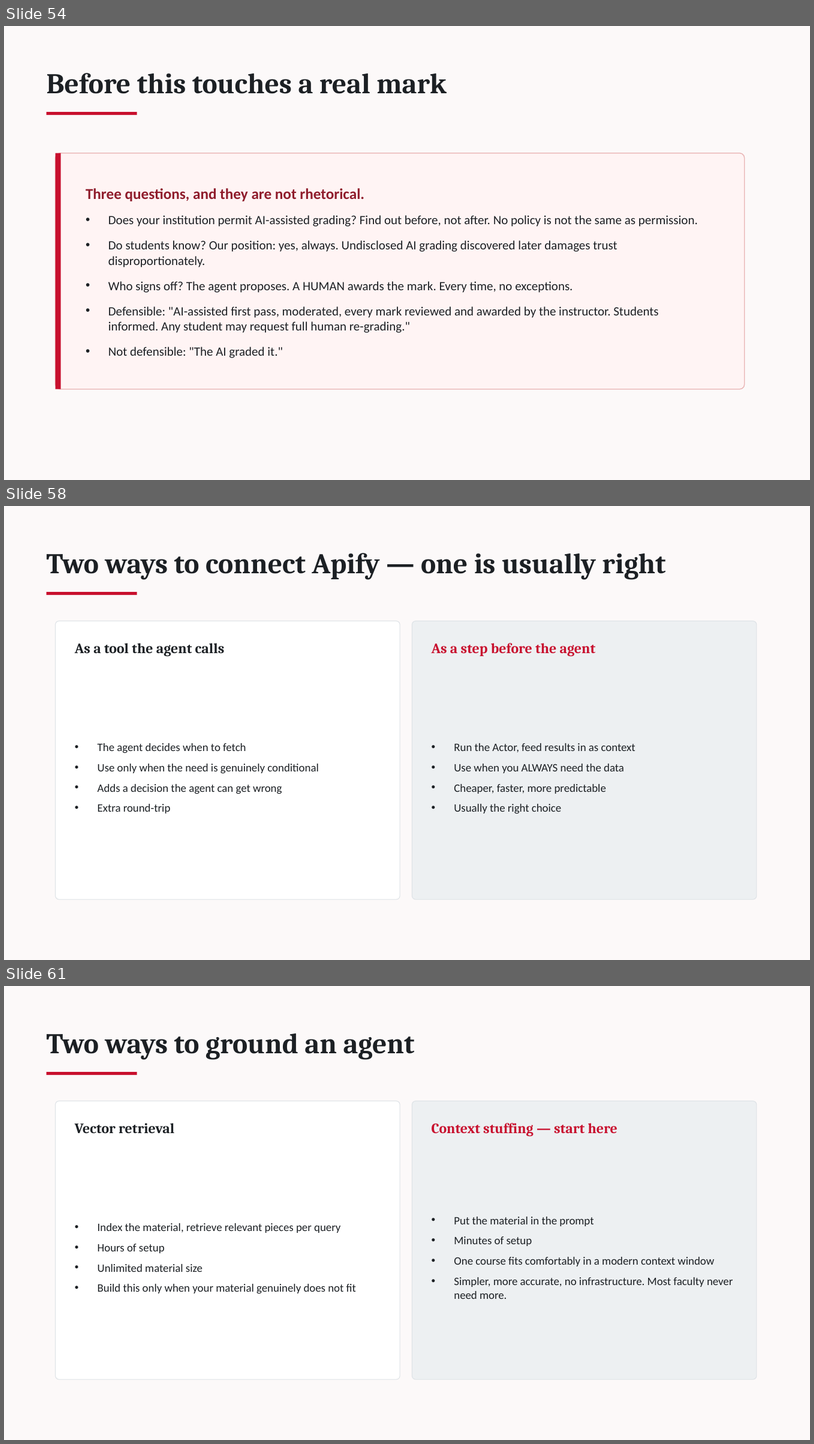
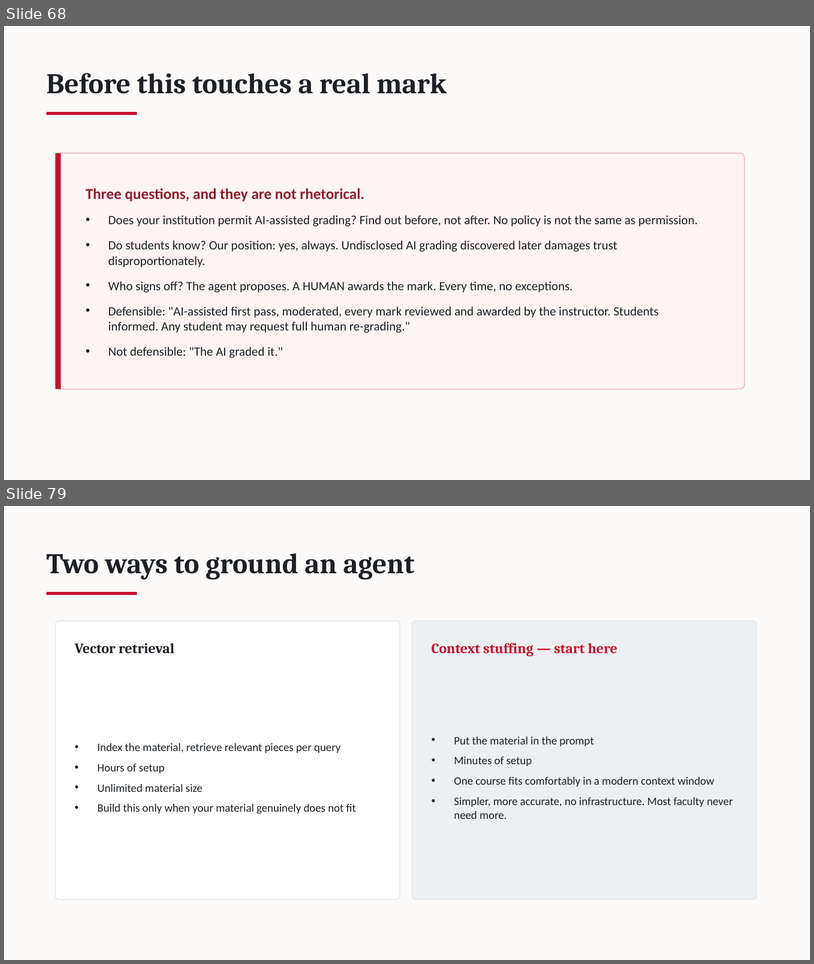
Before and after one commit to dineshkwadhwani/thecoachdinesh, a slide deck: courses/ai/workshop/03_Facilitator/PPT1_Workshop_Slides.pptx. Shown one above the other, each under a label of ours: slides 54, 58 and 61 before the commit, slides 68 and 79 after it; the slides between them are not shown. The pictures are 814x1444 and 814x964 pixels, drawn with LibreOffice and Linux fonts; fonts in the diff are those of the drawing. Boxes give left, top, right and bottom in pixels: in the first picture for what was removed or moved away, otherwise in the second. Text is boxed around its words. In the diff, an @@ line names an element or a change of style, - is before the commit and + after.

```diff
--- a/courses/ai/workshop/03_Facilitator/PPT1_Workshop_Slides.pptx
+++ b/courses/ai/workshop/03_Facilitator/PPT1_Workshop_Slides.pptx
@@ slide 58 removed at [4, 506, 810, 960], background #FCF9F9 @@
@@ text removed at [47, 553, 666, 579] @@
-Two ways to connect Apify — one is usually right
@@ rectangle removed at [47, 592, 137, 595] @@
@@ rounded rectangle removed at [56, 621, 400, 899] @@
@@ rounded rectangle removed at [413, 621, 757, 899] @@
@@ text removed at [75, 643, 225, 657] @@
-As a tool the agent calls
@@ text removed at [432, 643, 596, 657] @@
-As a step before the agent
@@ text removed at [98, 743, 318, 813] @@
-• The agent decides when to fetch
-• Use only when the need is genuinely conditional
-• Adds a decision the agent can get wrong
-• Extra round-trip
@@ text removed at [454, 743, 636, 814] @@
-• Run the Actor, feed results in as context
-• Use when you ALWAYS need the data
-• Cheaper, faster, more predictable
-• Usually the right choice
@@ what was slide 54 is now slide 68 @@
@@ what was slide 61 is now slide 79 @@
```
Also in this commit, not shown: 8 slides changed, 31 slides added, 3 other slides removed, 3 other files.
